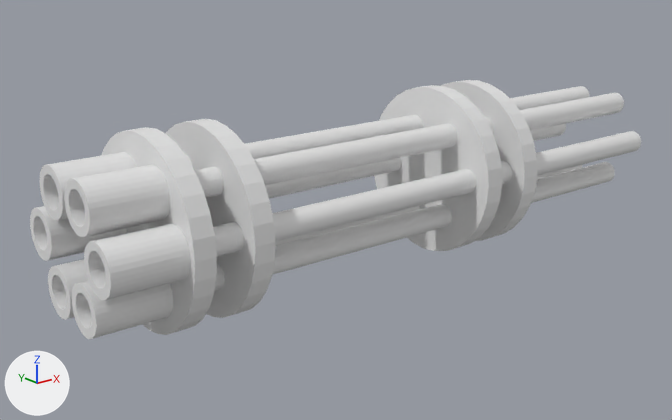
The OBJ model projects/resources/Boss/BossGunR/BossGunR.obj: old version first, new version second.
Rendered twice from a camera (50 mm lens) standing at (-17.13, -19.42, 9.49) and looking at (-7.7, -7.64, 4.78). The axes (+X, +Y, +Z) are drawn at lower left. The lights are the same throughout. Where no turn or scale is listed for an object, it has been applied to the vertices.
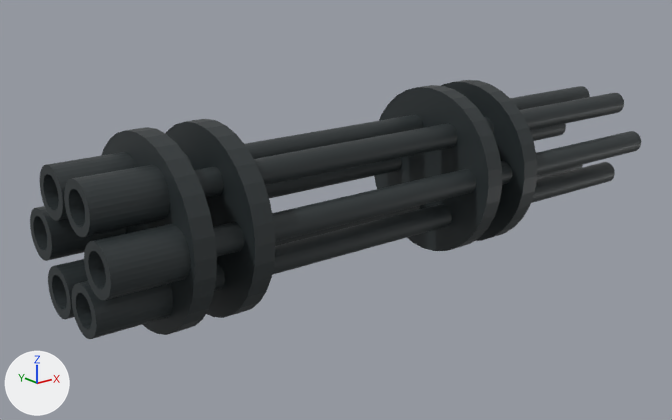
The newer file is also turned or shifted as a whole; pictures and numbers use the older file's frame.

What differs and where, as boxes [x1, y1, x2, y2] in the pictures (672 x 420 px):
'Cylinder.013', recoloured (grey to black)
    both: [30, 80, 641, 339]

The change, as a diff of the scene's bpy script:
```diff
--- a/projects/resources/Boss/BossGunR/BossGunR.obj.py
+++ b/projects/resources/Boss/BossGunR/BossGunR.obj.py
@@ img_test02_png @@
+img_test02_png = load_image('test02.png', 'test02.png', 1024, 1024, 'sRGB')
@@ mat_マテリアル_007 @@
+mat_マテリアル_007 = principled_material('マテリアル.007')
+mat_マテリアル_007.texture = img_test02_png
@@ me_cylinder_013 @@
 me_cylinder_013.from_pydata(...)  # 2589 vertices, 5234 faces; spans x -12.64..-1.3, y -9.49..-6.57, z 3.81..6.73
+me_cylinder_013.materials.append(mat_マテリアル_007)  # picture img_test02_png
```
